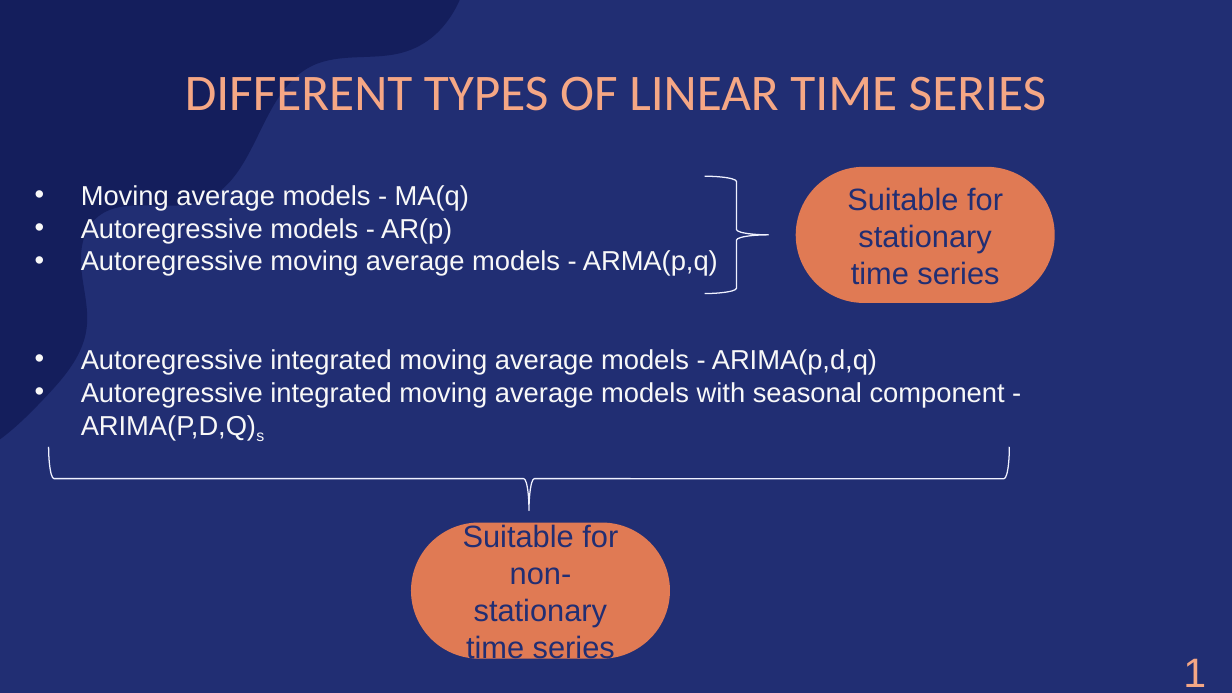
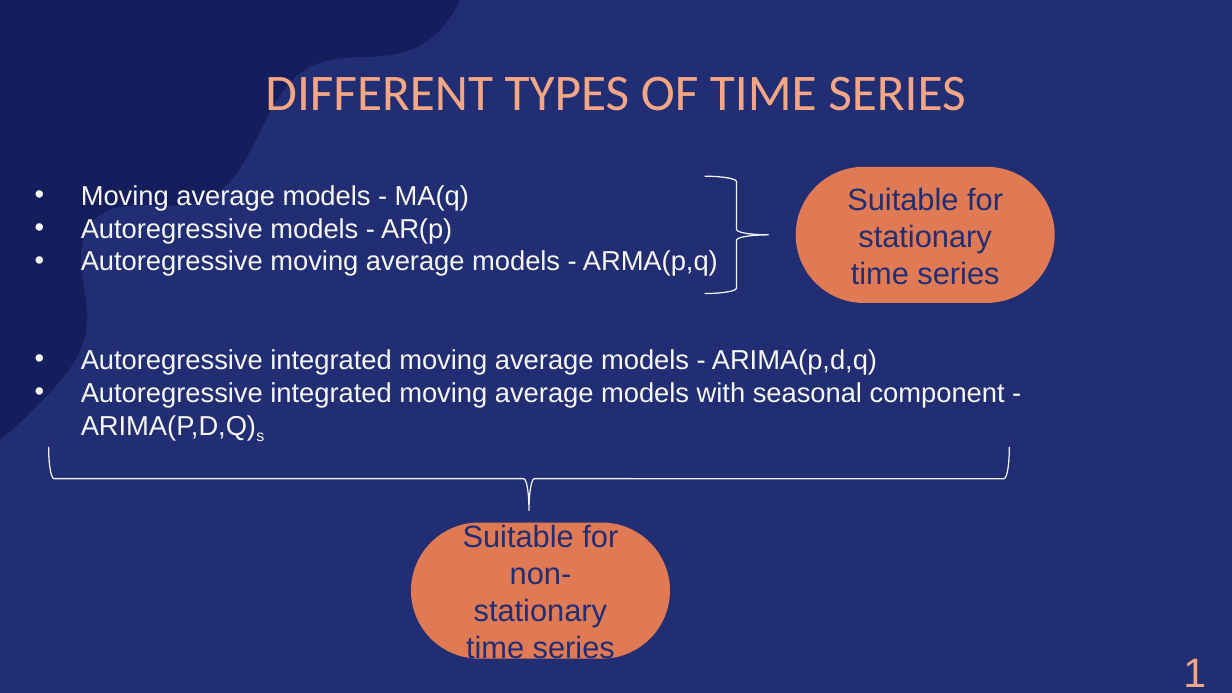
Before and after one commit to amarquard089/Covid19-Hospitalisierungsrate, a slide deck: slide 33 of Praesentation/COVID-19 Hospitalisierungsrate.pptx. Drawn at 1232x693 pixels with LibreOffice and Linux fonts; fonts in the diff are those of the drawing. Boxes give left, top, right and bottom in pixels: in the first picture for what was removed or moved away, otherwise in the second. Text is boxed around its words. In the diff, an @@ line names an element or a change of style, - is before the commit and + after.

```diff
--- a/Praesentation/COVID-19 Hospitalisierungsrate.pptx
+++ b/Praesentation/COVID-19 Hospitalisierungsrate.pptx
@@ title at [265, 76, 965, 111]: text changed @@
-DIFFERENT TYPES OF LINEAR TIME SERIES
+DIFFERENT TYPES OF TIME SERIES
```
Also in this commit, not shown: 8 other slides changed, 2 slides added, 2 slides removed.
